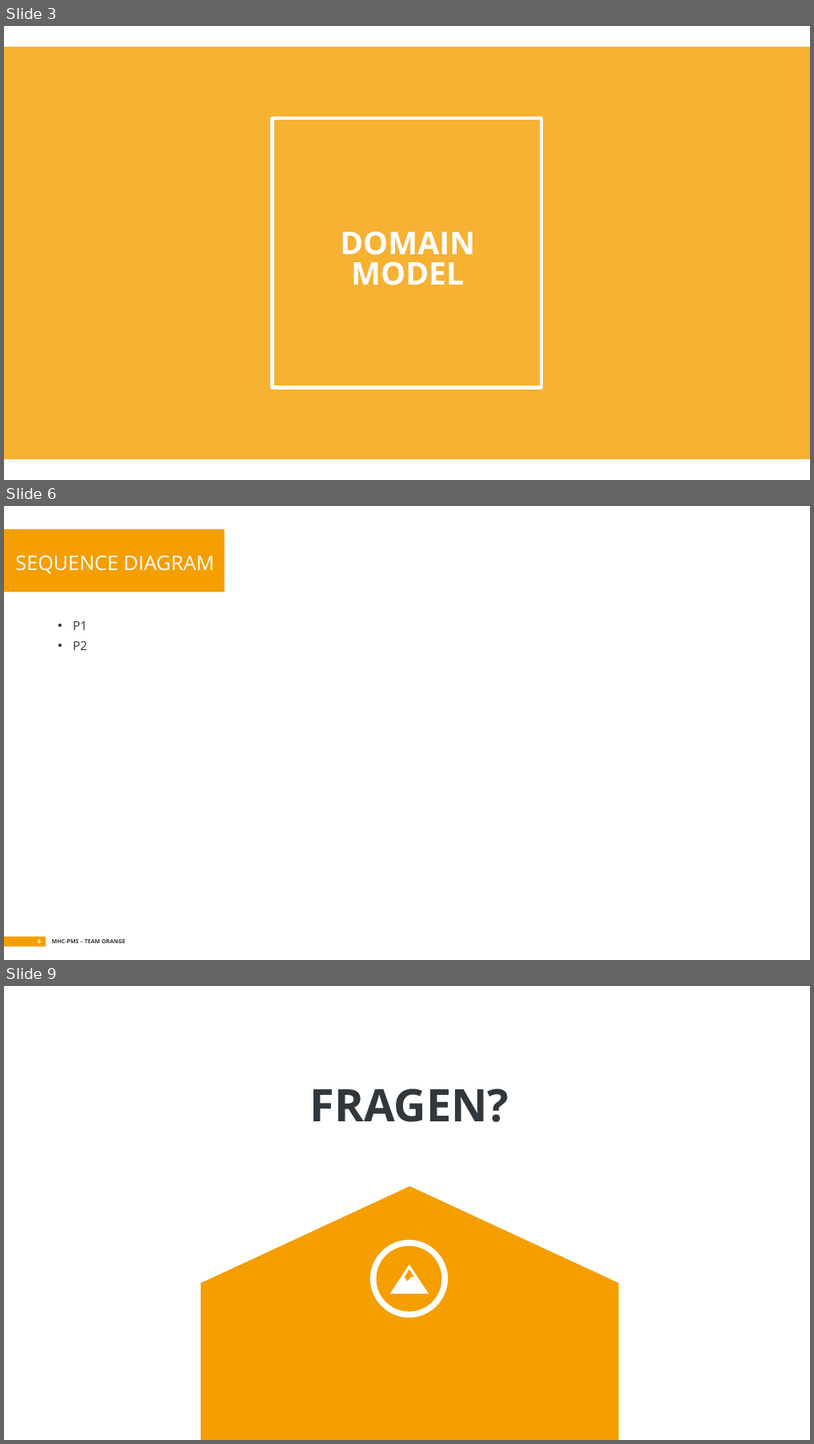
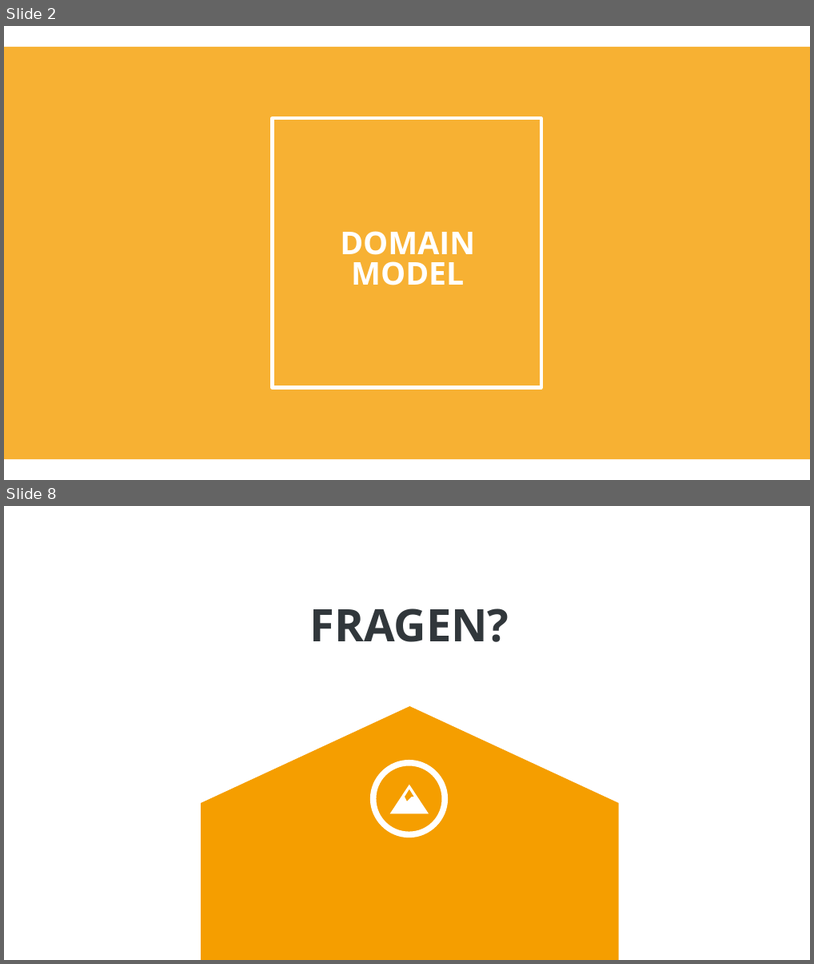
Before and after one commit to soed2020-teamorange/ch.bfh.bti7081.s2020.orange, a slide deck: doc/tasks/task_04/task04.pptx. Shown one above the other, each under a label of ours: slides 3, 6 and 9 before the commit, slides 2 and 8 after it; the slides between them are not shown. The pictures are 814x1444 and 814x964 pixels, drawn with LibreOffice and Linux fonts; fonts in the diff are those of the drawing. Boxes give left, top, right and bottom in pixels: in the first picture for what was removed or moved away, otherwise in the second. Text is boxed around its words. In the diff, an @@ line names an element or a change of style, - is before the commit and + after.

Commit message:
Class diagramm; divers

```diff
--- a/doc/tasks/task_04/task04.pptx
+++ b/doc/tasks/task_04/task04.pptx
@@ slide 6 removed at [4,506,810,960], background #FFFFFF; not listed: 4 template elements that a slide beside it also shows @@
@@ title removed at [15,555,214,574] @@
-SEQUENCE DIAGRAM
@@ text removed at [73,621,87,650] @@
-• P1
-• P2
@@ what was slide 3 is now slide 2 @@
@@ what was slide 9 is now slide 8 @@
```
Also in this commit, not shown: 1 slide changed, 5 slides added, 5 other slides removed, 8 other files.
